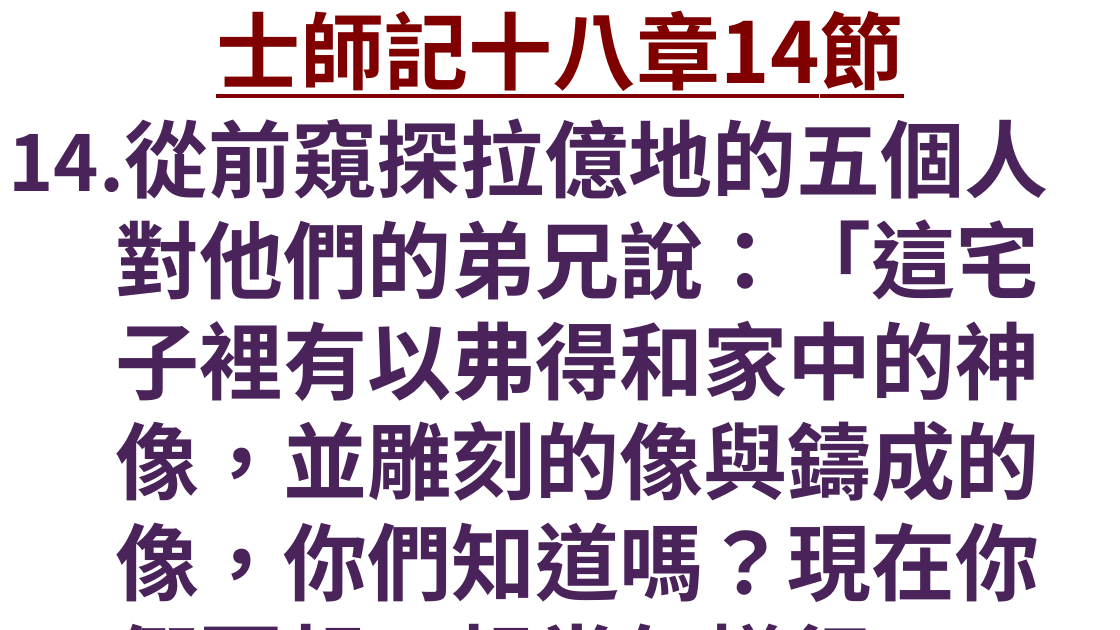
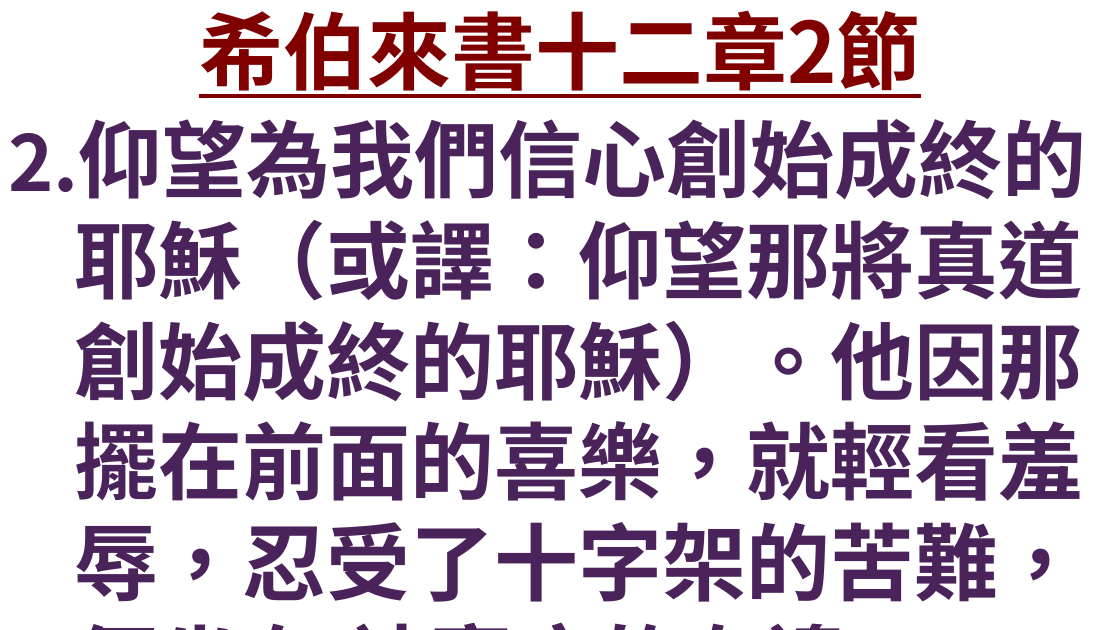
Before and after one commit to Rye-GT500/FaithSlide, a slide deck: slide 31 of 證道投影片.pptx. Drawn at 1120x630 pixels with LibreOffice and Linux fonts; fonts in the diff are those of the drawing; background and template pictures are left out. Boxes give left, top, right and bottom in pixels: in the first picture for what was removed or moved away, otherwise in the second. Text is boxed around its words. In the diff, an @@ line names an element or a change of style, - is before the commit and + after.

```diff
--- a/證道投影片.pptx
+++ b/證道投影片.pptx
@@ title at [199, 10, 921, 98]: text changed @@
-士師記十八章14節
+希伯來書十二章2節
@@ text at [8, 119, 1087, 602]: text changed @@
-14.從前窺探拉億地的五個人對他們的弟兄說：「這宅子裡有以弗得和家中的神像，並雕刻的像與鑄成的像，你們知道嗎？現在你們要想一想當怎樣行。」
+2.仰望為我們信心創始成終的耶穌（或譯：仰望那將真道創始成終的耶穌）。他因那擺在前面的喜樂，就輕看羞辱，忍受了十字架的苦難，便坐在 神寶座的右邊。
```
Also in this commit, not shown: 38 other slides changed, 28 slides added, 15 slides removed, 2 other files.
